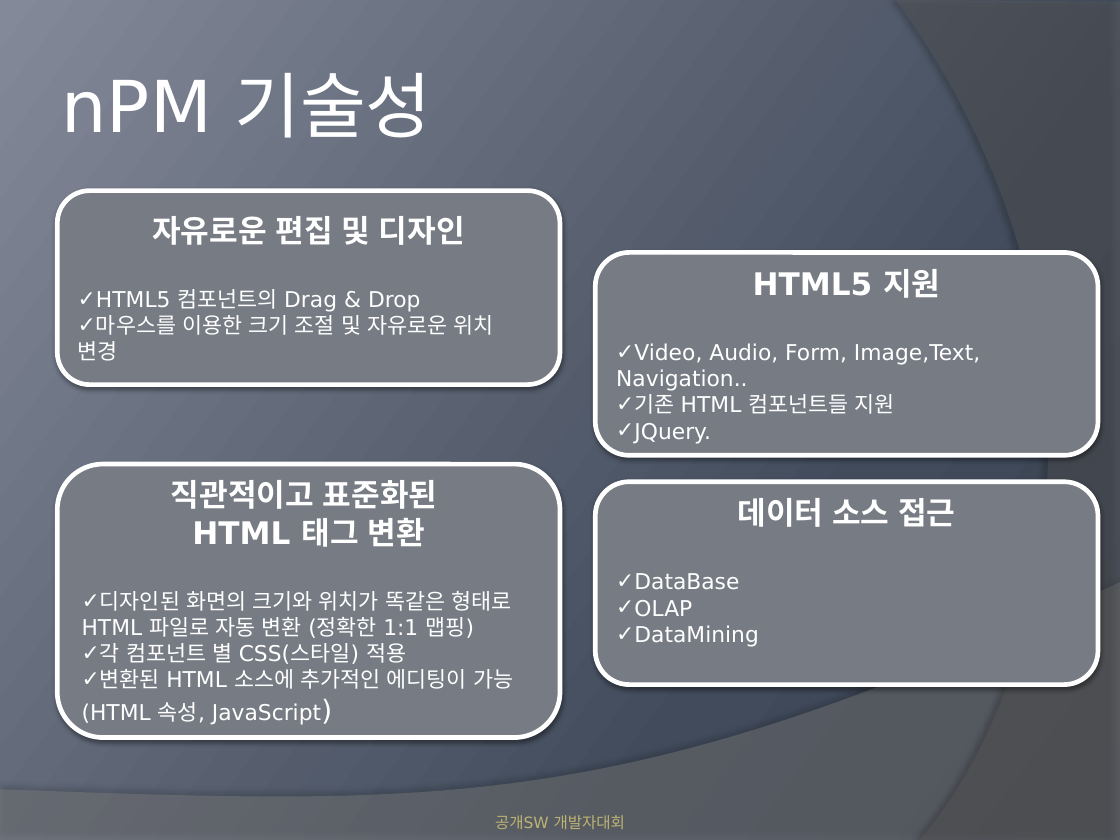
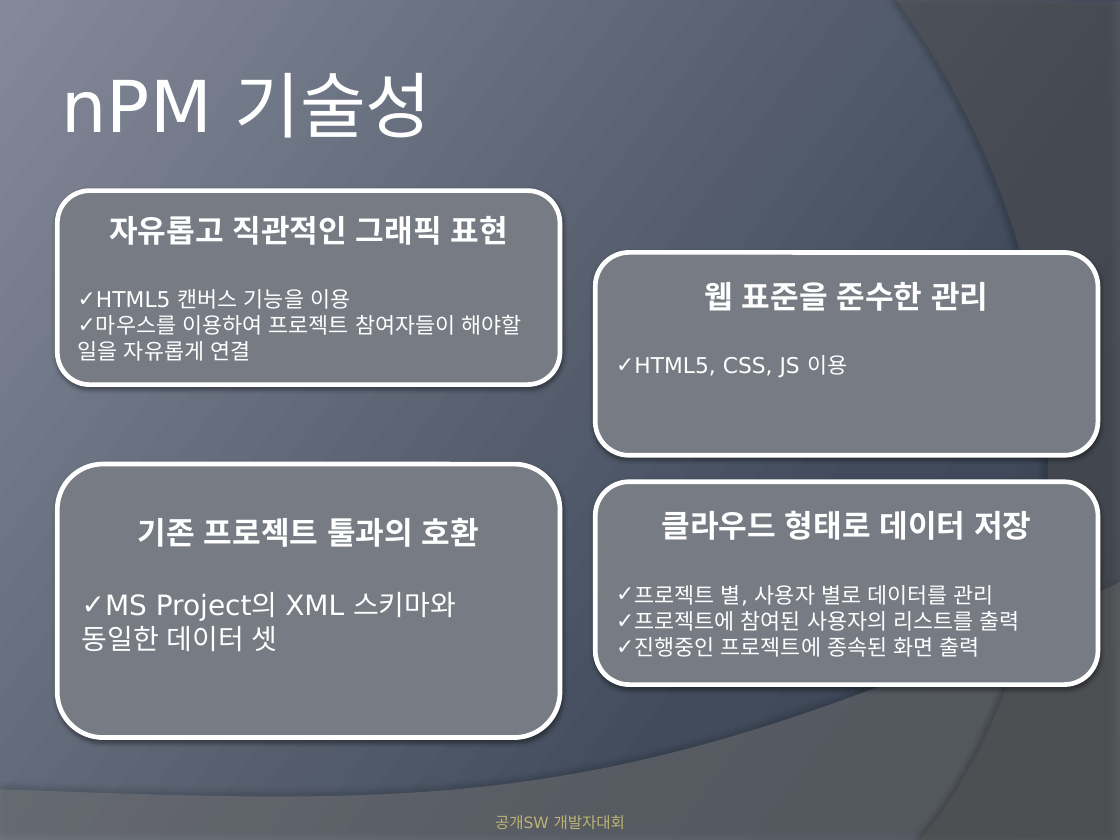
Before and after one commit to nPMbynPM/nPM, a slide deck: slide 7 of nPMCore/document/nPM_N 스크린을 위한 클라우드 기반의 소셜 프로젝트 매니지먼트.pptx. Drawn at 1120x840 pixels with LibreOffice and Linux fonts; fonts in the diff are those of the drawing. Boxes give left, top, right and bottom in pixels: in the first picture for what was removed or moved away, otherwise in the second. Text is boxed around its words. In the diff, an @@ line names an element or a change of style, - is before the commit and + after.

```diff
--- a/nPMCore/document/nPM_N 스크린을 위한 클라우드 기반의 소셜 프로젝트 매니지먼트.pptx
+++ b/nPMCore/document/nPM_N 스크린을 위한 클라우드 기반의 소셜 프로젝트 매니지먼트.pptx
@@ text in rounded rectangle at box(78, 216, 522, 361): text changed @@
-자유로운 편집 및 디자인
-✓ HTML5 컴포넌트의 Drag & Drop
-✓ 마우스를 이용한 크기 조절 및 자유로운 위치 변경
+자유롭고 직관적인 그래픽 표현
+✓ HTML5 캔버스 기능을 이용
+✓ 마우스를 이용하여 프로젝트 참여자들이 해야할 일을 자유롭게 연결
@@ text in rounded rectangle at box(616, 282, 988, 377): text changed @@
-HTML5 지원
-✓ Video, Audio, Form, Image,Text, Navigation..
-✓ 기존 HTML 컴포넌트들 지원
-✓ JQuery.
+웹 표준을 준수한 관리
+✓ HTML5, CSS, JS 이용
@@ text in rounded rectangle at box(82, 518, 479, 651): text changed; size 14 to 18 pt @@
-직관적이고 표준화된
-HTML 태그 변환
-✓ 디자인된 화면의 크기와 위치가 똑같은 형태로 HTML 파일로 자동 변환 (정확한 1:1 맵핑)
-✓ 각 컴포넌트 별 CSS(스타일) 적용
-✓ 변환된 HTML 소스에 추가적인 에디팅이 가능 (HTML 속성, JavaScript)
+기존 프로젝트 툴과의 호환
+✓ MS Project의 XML 스키마와 동일한 데이터 셋
@@ text in rounded rectangle at box(634, 511, 1031, 657): text changed @@
-데이터 소스 접근
-✓ DataBase
-✓ OLAP
-✓ DataMining
+클라우드 형태로 데이터 저장
+✓ 프로젝트 별, 사용자 별로 데이터를 관리
+✓ 프로젝트에 참여된 사용자의 리스트를 출력
+✓ 진행중인 프로젝트에 종속된 화면 출력
```
Also in this commit, not shown: 5 other slides changed.
